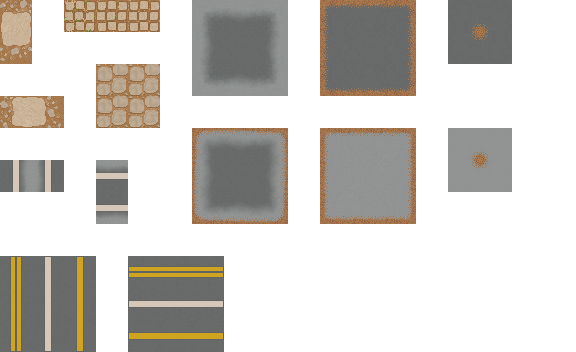
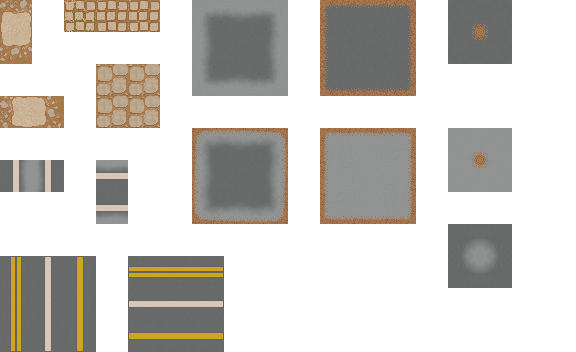
Comparing the layer stacks of the two 576px x 352px images. Changes:
added layer "fade asfalt hörna' kopiera 6" above "fade asfalt hörna' kopiera 5" over [448, 224, 480, 256]
added layer "fade asfalt hörna' kopiera 5" above "fade asfalt hörna' kopiera 7" over [480, 224, 512, 256]
added layer "fade asfalt hörna' kopiera 7" above "fade asfalt hörna' kopiera 4" over [448, 256, 480, 288]
added layer "fade asfalt hörna' kopiera 4" above "fade asfalt hörna'" over [480, 256, 512, 288]
